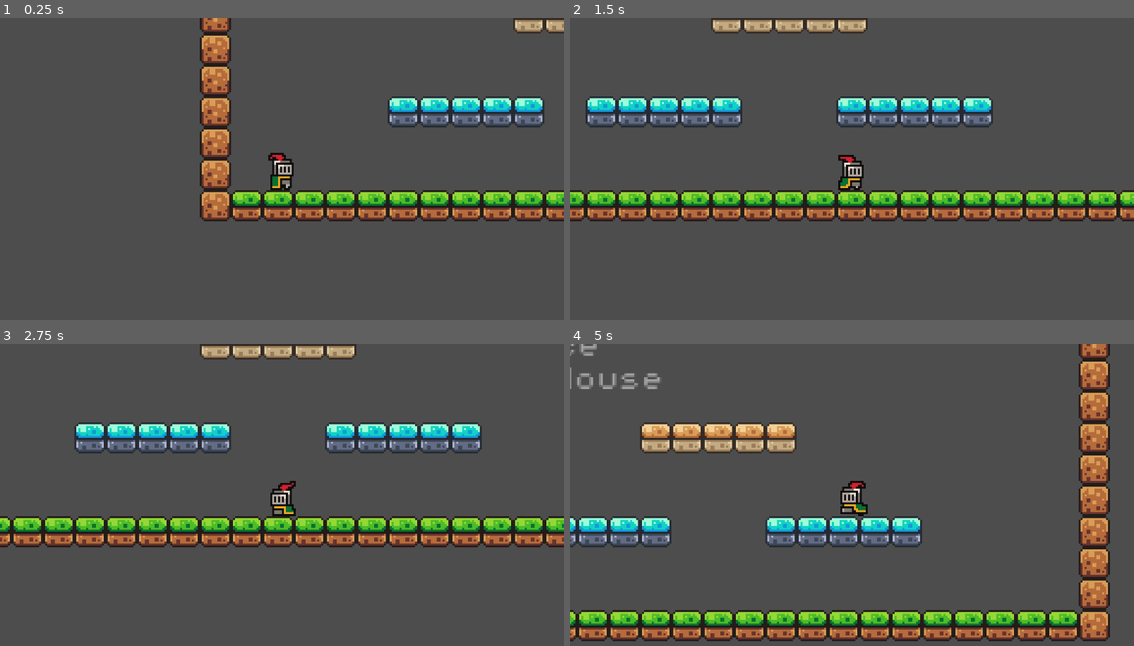
Above: before the commit, frames 1-4 (two rows, left to right).
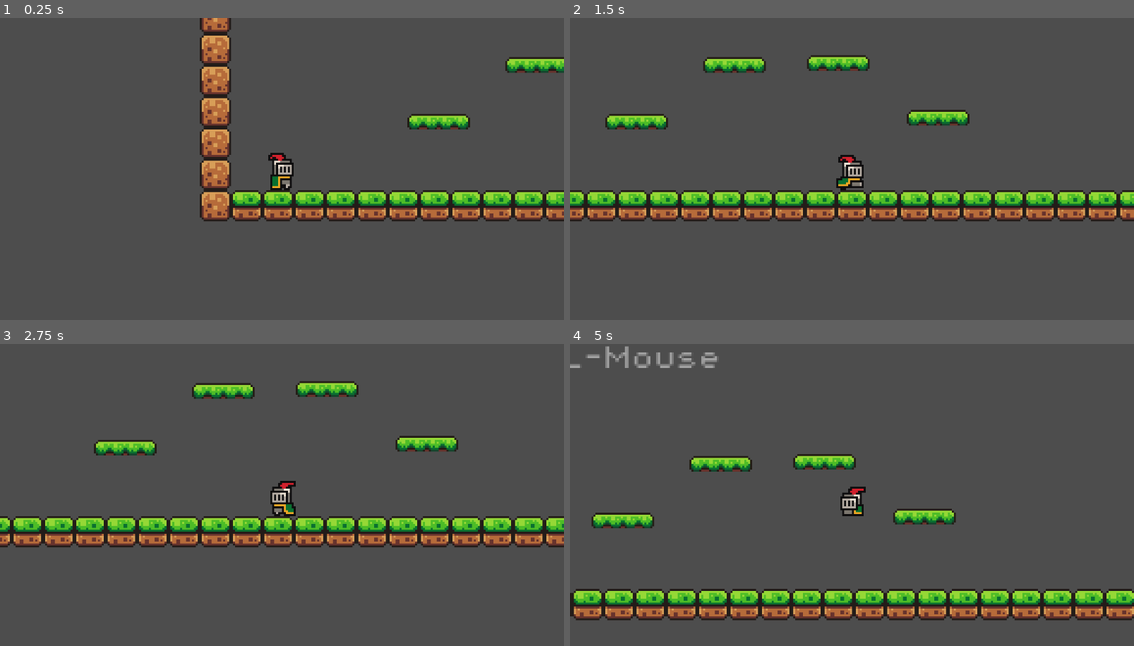
Above: after the commit, the same moments.

Repository: egutierrez112999/FistBorne
Game: Godot game, scene res://scenes/game.tscn
Same seed, same stepped clock (60 frames per second), same inputs: the game is played once before the commit and once after it.
Inputs (mouse positions are in pixels of both pictures, inside the frame that each line leads up to):
- Up to frame 1 (0.25 s): no input
- Up to frame 2 (1.5 s): move the mouse to (976, 159) at 0.52 s; hold D (move_right) from 0.53 s (still down); click (976, 159) at 0.6 s; tap Space (jump) at 0.77 s; move the mouse to (739, 193) at 1.27 s; click (739, 193) at 1.35 s
- Up to frame 3 (2.75 s): tap Space (jump) at 1.52 s; move the mouse to (338, 431) at 2.02 s; release D (move_right) at 2.03 s; hold A (move_left) from 2.03 s (still down); click (338, 431) at 2.1 s
- Up to frame 4 (5 s): move the mouse to (823, 564) at 2.77 s; release A (move_left) at 2.78 s; hold D (move_right) 2.78-4.28 s; click (823, 564) at 2.85 s; tap Space (jump) at 3.02, 3.77, 4.52 s; move the mouse to (1021, 549) at 3.52 s; click (1021, 549) at 3.6 s; move the mouse to (682, 455) at 4.27 s; hold A (move_left) from 4.28 s (still down); click (682, 455) at 4.35 s

The runs differ from the first frame. In frame 1, 3.6% of the frame differs, in the area x 68-100%, y 0-37%; in frame 2, 7.7%; in frame 3, 7.8%; in frame 4, 30%, in the area x 0-100%, y 0-99%.

Commit message:
Platforms added with proper functionality

Diff:
--- a/scenes/game.tscn
+++ b/scenes/game.tscn
@@ -1,9 +1,10 @@
-[gd_scene load_steps=8 format=3 uid="uid://5yai36r8frjd"]
-
-[ext_resource type="Script" path="res://scenes/game_manager.gd" id="1_lp7i8"]
+[gd_scene load_steps=9 format=3 uid="uid://5yai36r8frjd"]
+
+[ext_resource type="Script" path="res://scripts/game_manager.gd" id="1_lp7i8"]
 [ext_resource type="Texture2D" uid="uid://ds5tokjnt6q8u" path="res://reused_assets/sprites/world_tileset.png" id="1_nhdpo"]
 [ext_resource type="PackedScene" uid="uid://ckat4pinvvaf8" path="res://scenes/player.tscn" id="2_msb1j"]
 [ext_resource type="FontFile" uid="uid://mewtu15l7iak" path="res://reused_assets/fonts/PixelOperator8.ttf" id="4_mdfp3"]
+[ext_resource type="PackedScene" uid="uid://c4vtgkty762rr" path="res://scenes/platform.tscn" id="5_x1qrb"]
 
 [sub_resource type="TileSetAtlasSource" id="TileSetAtlasSource_2gwk5"]
 texture = ExtResource("1_nhdpo")
@@ -410,7 +411,7 @@
 [node name="TileMap" type="TileMap" parent="."]
 tile_set = SubResource("TileSet_rh227")
 format = 2
-layer_0/tile_data = PackedInt32Array(196608, 0, 0, 196609, 0 …(217 unchanged characters)… 6628, 0, 0, 196629, 0, 0, 196630, 0, 0, 9, 393216, 0, 8, 393216, 0, 7, 393216, 0, 13, 393216, 0, 14, 393216, 0, 15, 393216, 0, 16, 393216, 0, 6, 393216, 0, 5, 393216, 0, 17, 393216, 0, -196597, 131072, 0, -196598, 131072, 0, -196599, 131072, 0, -196596, 131072, 0, -196595, 131072, 0, 196619, 0, 0, 196613, 0, 0, 196625, 0, 0 …(685 unchanged characters)…
+layer_0/tile_data = PackedInt32Array(196608, 0, 0, 196609, 0 …(217 unchanged characters)… 6628, 0, 0, 196629, 0, 0, 196630, 0, 0, 196619, 0, 0, 196613, 0, 0, 196625, 0, 0 …(685 unchanged characters)…
 
 [node name="player" parent="." instance=ExtResource("2_msb1j")]
 position = Vector2(26, 27)
@@ -419,7 +420,7 @@
 position = Vector2(0, -7)
 zoom = Vector2(4, 4)
 
-[node name="Label" type="Label" parent="."]
+[node name="InstructionLabel" type="Label" parent="."]
 offset_left = 3.0
 offset_top = -111.0
 offset_right = 43.0
@@ -428,3 +429,17 @@
 Jump: Space
 Melee: L-Mouse"
 label_settings = SubResource("LabelSettings_rpb7h")
+
+[node name="platforms" type="Node" parent="."]
+
+[node name="AnimatableBody2D2" parent="platforms" instance=ExtResource("5_x1qrb")]
+position = Vector2(156, -16)
+
+[node name="platform" parent="platforms" instance=ExtResource("5_x1qrb")]
+position = Vector2(106, 13)
+
+[node name="AnimatableBody2D" parent="platforms" instance=ExtResource("5_x1qrb")]
+position = Vector2(260, 11)
+
+[node name="AnimatableBody2D3" parent="platforms" instance=ExtResource("5_x1qrb")]
+position = Vector2(209, -17)
--- /dev/null
+++ b/scenes/platform.tscn
@@ -0,0 +1,17 @@
+[gd_scene load_steps=3 format=3 uid="uid://c4vtgkty762rr"]
+
+[ext_resource type="Texture2D" uid="uid://ba63ueheffd76" path="res://reused_assets/sprites/platforms.png" id="1_gqpmi"]
+
+[sub_resource type="RectangleShape2D" id="RectangleShape2D_qcece"]
+size = Vector2(32, 8)
+
+[node name="platform" type="AnimatableBody2D"]
+
+[node name="Sprite2D" type="Sprite2D" parent="."]
+texture = ExtResource("1_gqpmi")
+region_enabled = true
+region_rect = Rect2(16, 0, 32, 8)
+
+[node name="CollisionShape2D" type="CollisionShape2D" parent="."]
+shape = SubResource("RectangleShape2D_qcece")
+one_way_collision = true
--- a/scenes/player.tscn
+++ b/scenes/player.tscn
@@ -1,7 +1,7 @@
 [gd_scene load_steps=32 format=3 uid="uid://ckat4pinvvaf8"]
 
 [ext_resource type="Texture2D" uid="uid://dvseo671tng1k" path="res://reused_assets/sprites/knight.png" id="1_4au20"]
-[ext_resource type="Script" path="res://scenes/player.gd" id="1_hryeq"]
+[ext_resource type="Script" path="res://scripts/player.gd" id="1_hryeq"]
 
 [sub_resource type="AtlasTexture" id="AtlasTexture_trrfm"]
 atlas = ExtResource("1_4au20")
@@ -215,6 +215,7 @@
 size = Vector2(10, 8)
 
 [node name="player" type="CharacterBody2D"]
+z_index = 5
 script = ExtResource("1_hryeq")
 
 [node name="AnimatedSprite2D" type="AnimatedSprite2D" parent="."]
Renamed: scenes/game_manager.gd -> scripts/game_manager.gd
Renamed: scenes/player.gd -> scripts/player.gd
